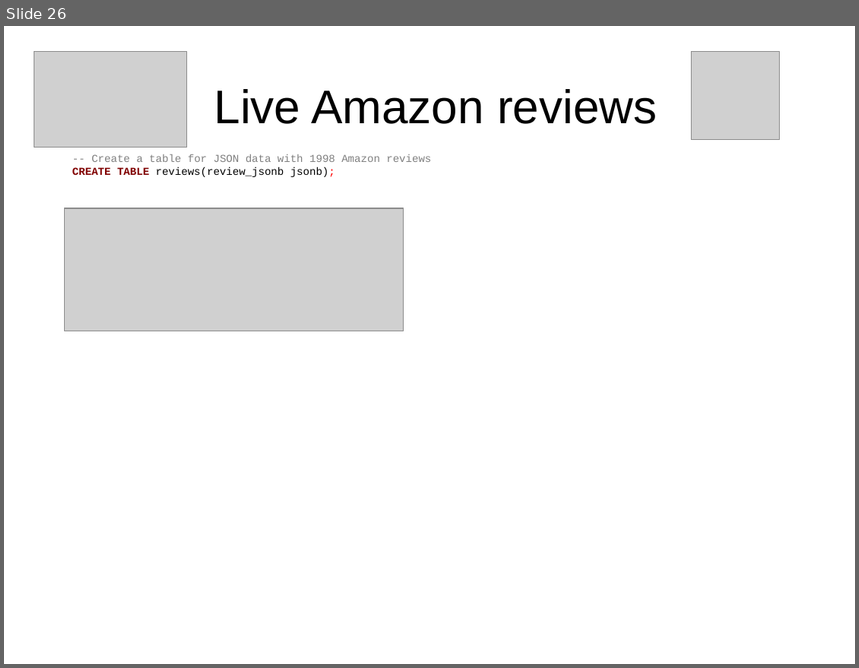
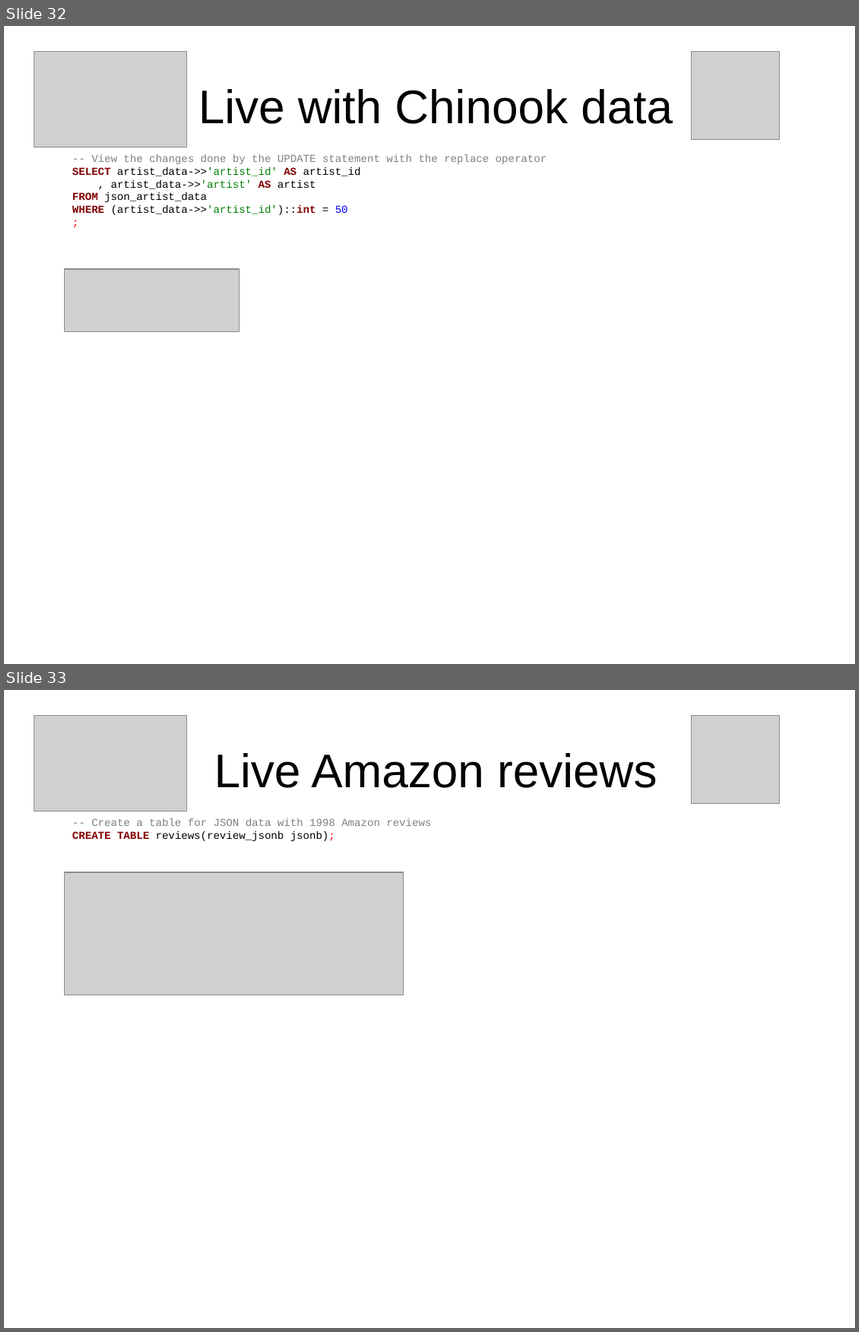
Before and after one commit to sjstoelting/talks, a slide deck: json-by-example/JSON-by-example.odp. Shown one above the other, each under a label of ours: slide 26 before the commit, slides 32 and 33 after it. The pictures are 859x668 and 859x1332 pixels, drawn with LibreOffice and Linux fonts; fonts in the diff are those of the drawing; grey boxes stand for pictures. Boxes give left, top, right and bottom in pixels: in the first picture for what was removed or moved away, otherwise in the second. Text is boxed around its words. In the diff, an @@ line names an element or a change of style, - is before the commit and + after.

```diff
--- a/json-by-example/JSON-by-example.odp
+++ b/json-by-example/JSON-by-example.odp
@@ slide 32 added at bbox=[4, 26, 855, 664], background #FFFFFF @@
@@ picture added at bbox=[34, 52, 187, 148] @@
@@ picture added at bbox=[692, 52, 779, 139] @@
@@ title added at bbox=[199, 89, 673, 124], 44 pt, text #000000 @@
+Live with Chinook data
@@ text added at bbox=[72, 154, 547, 215], 10 pt, text #000000 @@
+-- View the changes done by the UPDATE statement with the replace operator
+SELECT artist_data->>'artist_id' AS artist_id
+, artist_data->>'artist' AS artist
+FROM json_artist_data
+WHERE (artist_data->>'artist_id')::int = 50
+;
@@ picture added at bbox=[65, 269, 240, 332] @@
@@ what was slide 26 is now slide 33 @@
```
Also in this commit, not shown: 6 other slides added.
